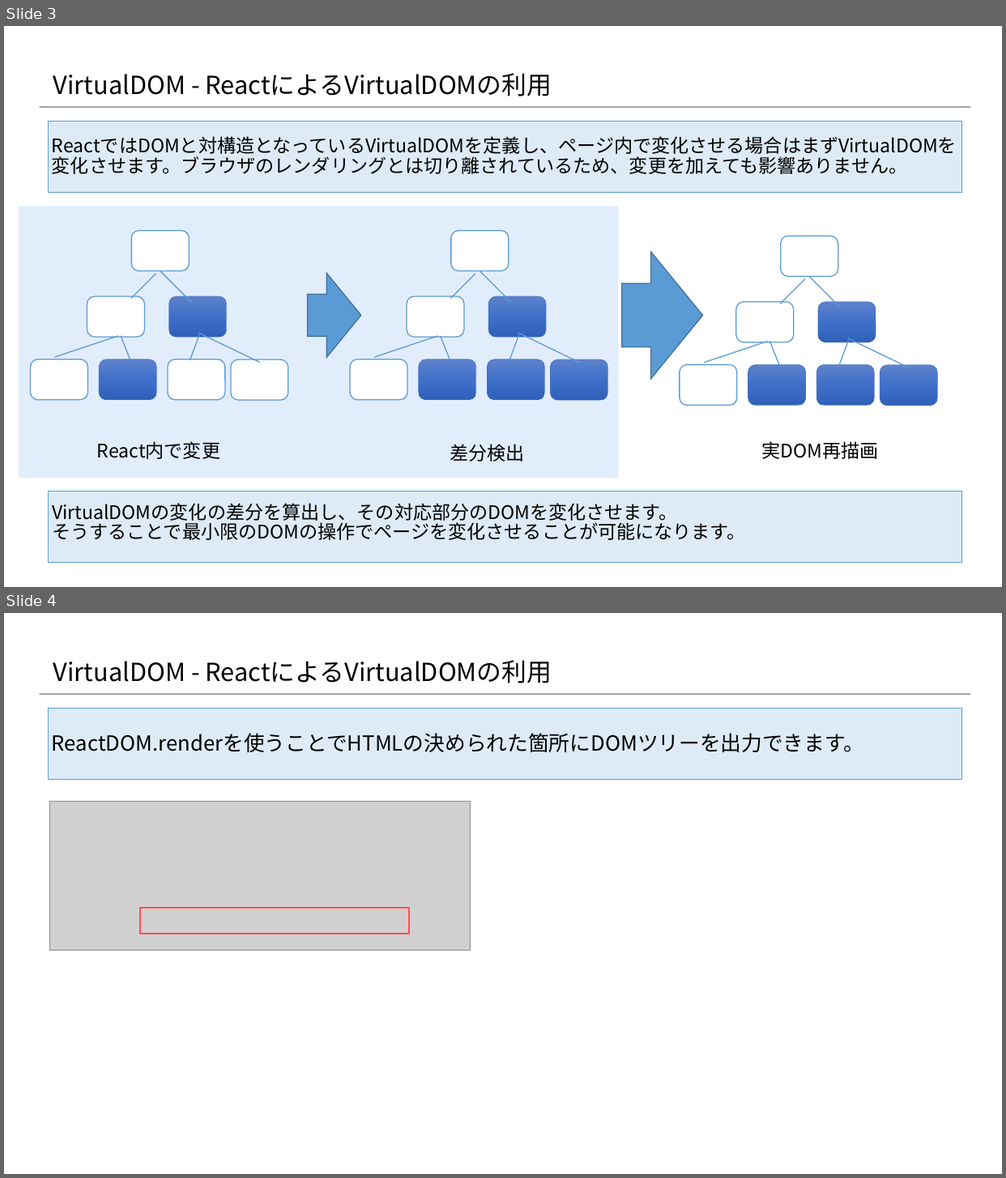
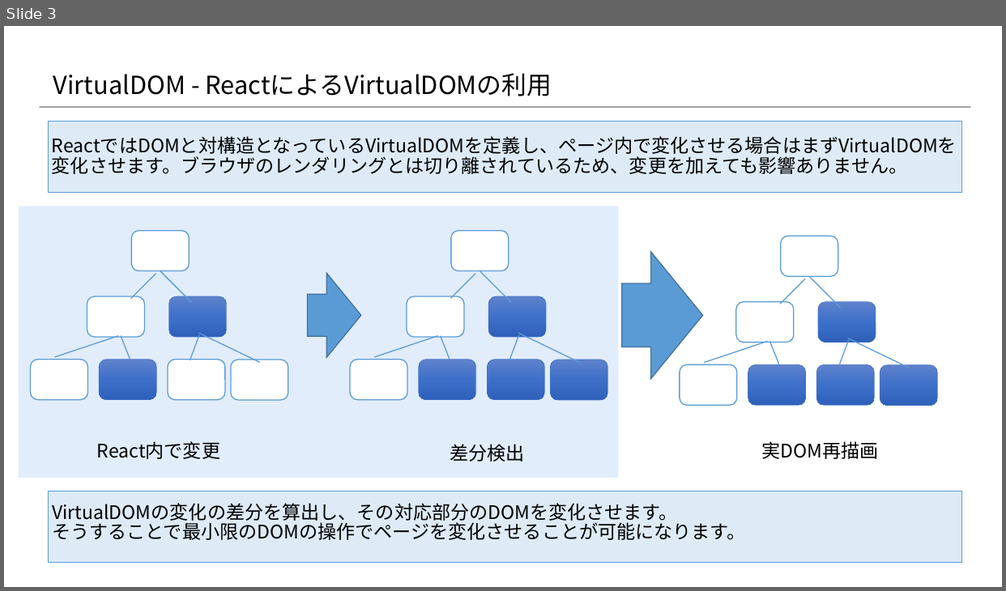
Before and after one commit to 2018SYSTEMI34/diary, a slide deck: doc/02_SlideShare/01.ネタ/２_Reactの基礎/2-3_Reactの基礎知識 ～DOM操作編～.pptx. Shown one above the other, each under a label of ours: slides 3 and 4 before the commit, slide 3 after it. The pictures are 1006x1178 and 1006x591 pixels, drawn with LibreOffice and Linux fonts; fonts in the diff are those of the drawing; grey boxes stand for pictures; background and template pictures are left out. Boxes give left, top, right and bottom in pixels: in the first picture for what was removed or moved away, otherwise in the second. Text is boxed around its words. In the diff, an @@ line names an element or a change of style, - is before the commit and + after.

Commit message:
dom操作資料更新

```diff
--- a/doc/02_SlideShare/01.ネタ/２_Reactの基礎/2-3_Reactの基礎知識 ～DOM操作編～.pptx
+++ b/doc/02_SlideShare/01.ネタ/２_Reactの基礎/2-3_Reactの基礎知識 ～DOM操作編～.pptx
@@ slide 4 removed at [4, 613, 1002, 1174], background #FFFFFF; not listed: 1 template element that a slide beside it also shows @@
@@ title removed at [53, 660, 552, 683] @@
-VirtualDOM - ReactによるVirtualDOMの利用
@@ rectangle removed at [49, 708, 962, 779] @@
-ReactDOM.renderを使うことでHTMLの決められた箇所にDOMツリーを出力できます。
@@ picture removed at [49, 802, 471, 951] @@
@@ rectangle removed at [140, 907, 409, 934] @@
```
